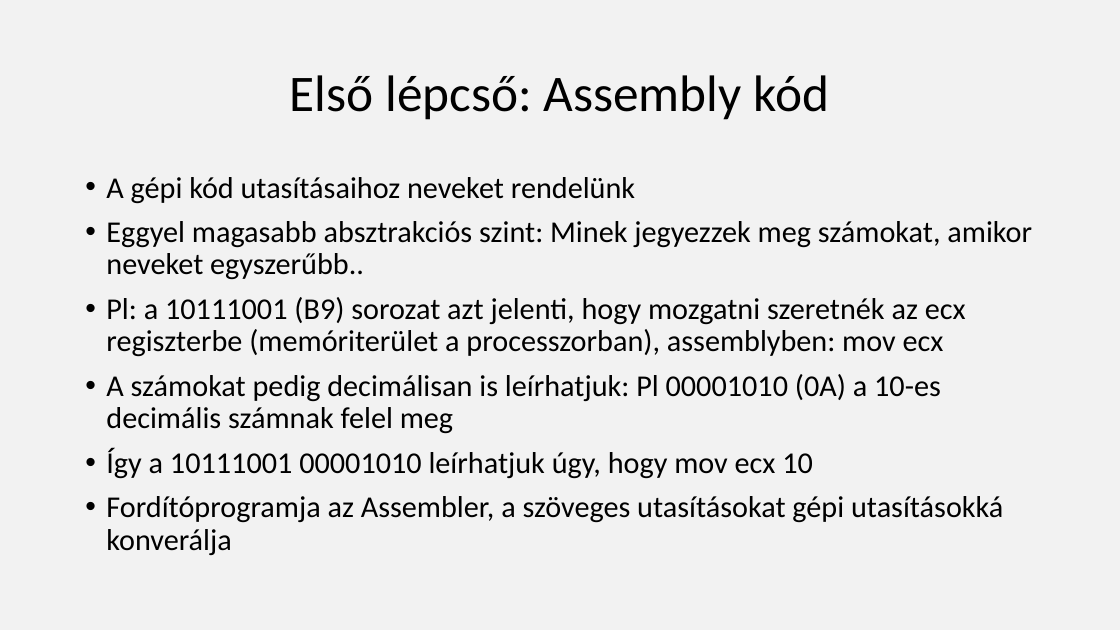
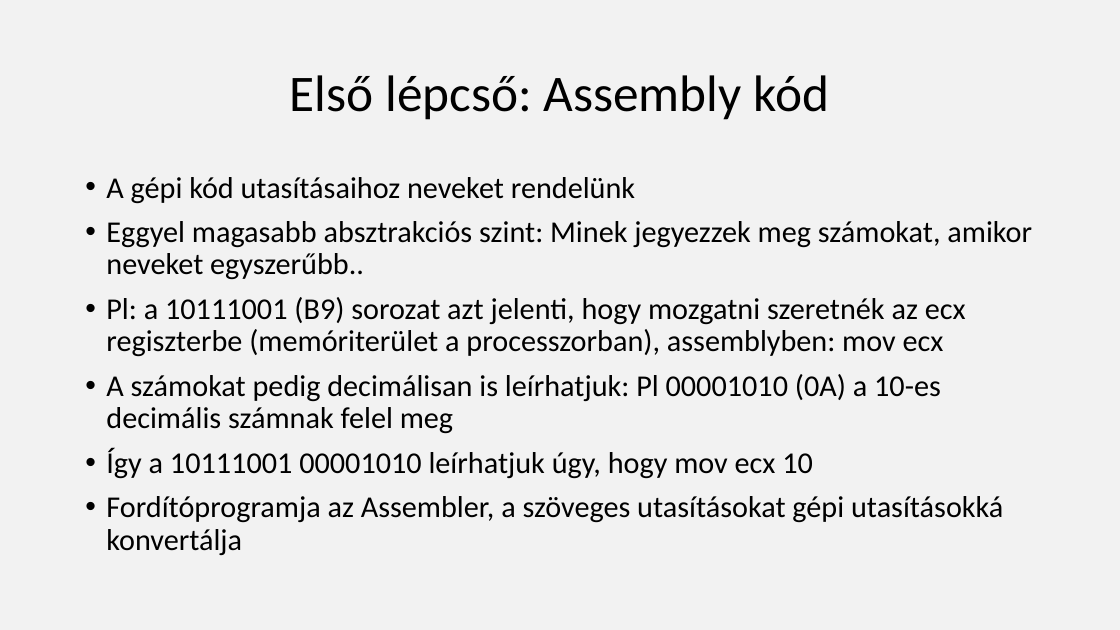
Before and after one commit to nagyandras95/Egyetem, a slide deck: slide 8 of efop/03/Absztakciós szintek a programozásban.pptx. Drawn at 1120x630 pixels with LibreOffice and Linux fonts; fonts in the diff are those of the drawing. Boxes give left, top, right and bottom in pixels: in the first picture for what was removed or moved away, otherwise in the second. Text is boxed around its words. In the diff, an @@ line names an element or a change of style, - is before the commit and + after.

```diff
--- a/efop/03/Absztakciós szintek a programozásban.pptx
+++ b/efop/03/Absztakciós szintek a programozásban.pptx
@@ text at box(106, 496, 1003, 555): text changed @@
-• Fordítóprogramja az Assembler, a szöveges utasításokat gépi utasításokká konverálja
+• Fordítóprogramja az Assembler, a szöveges utasításokat gépi utasításokká konvertálja
```
Also in this commit, not shown: 12 other slides changed, 9 other files.
